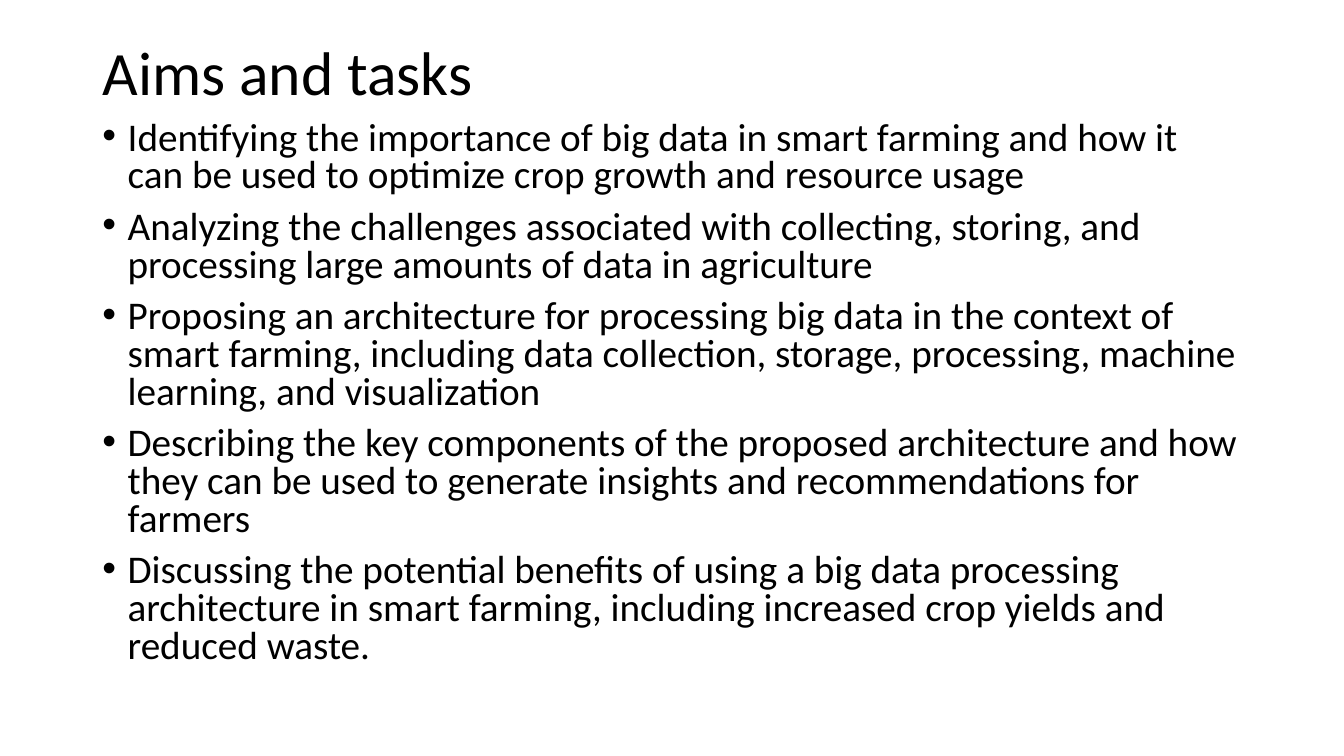
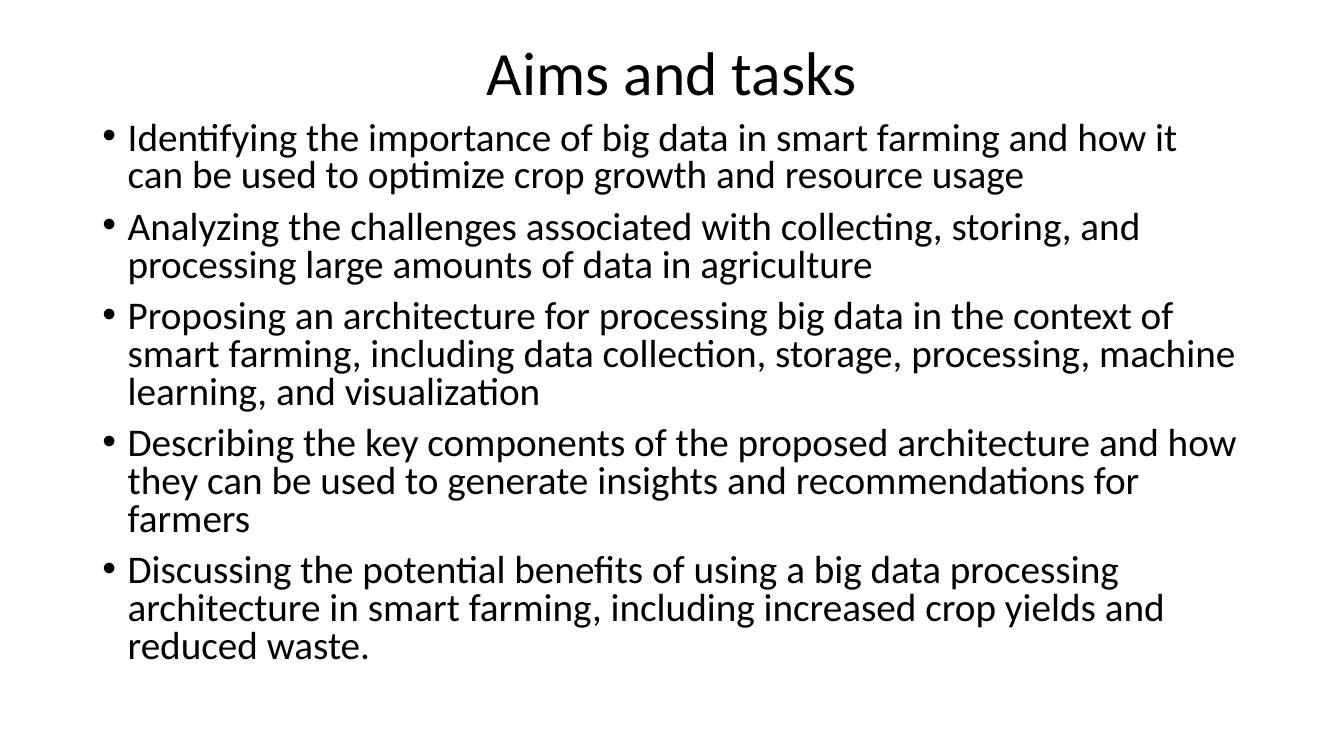
Before and after one commit to la1login/work, a slide deck: slide 3 of 2022-2023/english/sem2/2 pair/articles/second/presentation2.pptx. Drawn at 1344x756 pixels with LibreOffice and Linux fonts; fonts in the diff are those of the drawing. Boxes give left, top, right and bottom in pixels: in the first picture for what was removed or moved away, otherwise in the second. Text is boxed around its words. In the diff, an @@ line names an element or a change of style, - is before the commit and + after.

```diff
--- a/2022-2023/english/sem2/2 pair/articles/second/presentation2.pptx
+++ b/2022-2023/english/sem2/2 pair/articles/second/presentation2.pptx
@@ title "Aims and tasks" at bbox=[487, 52, 857, 96]: alignment left to centre @@
```
Also in this commit, not shown: 7 other slides changed, 4 other files.
